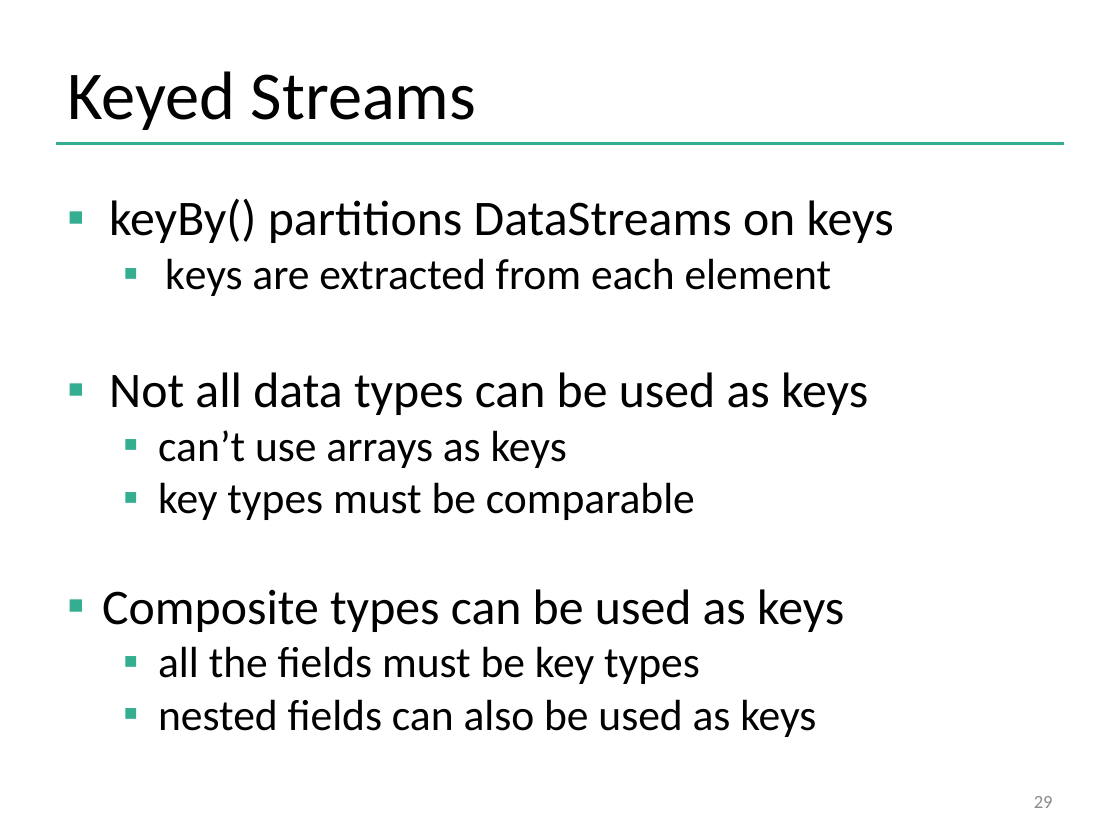
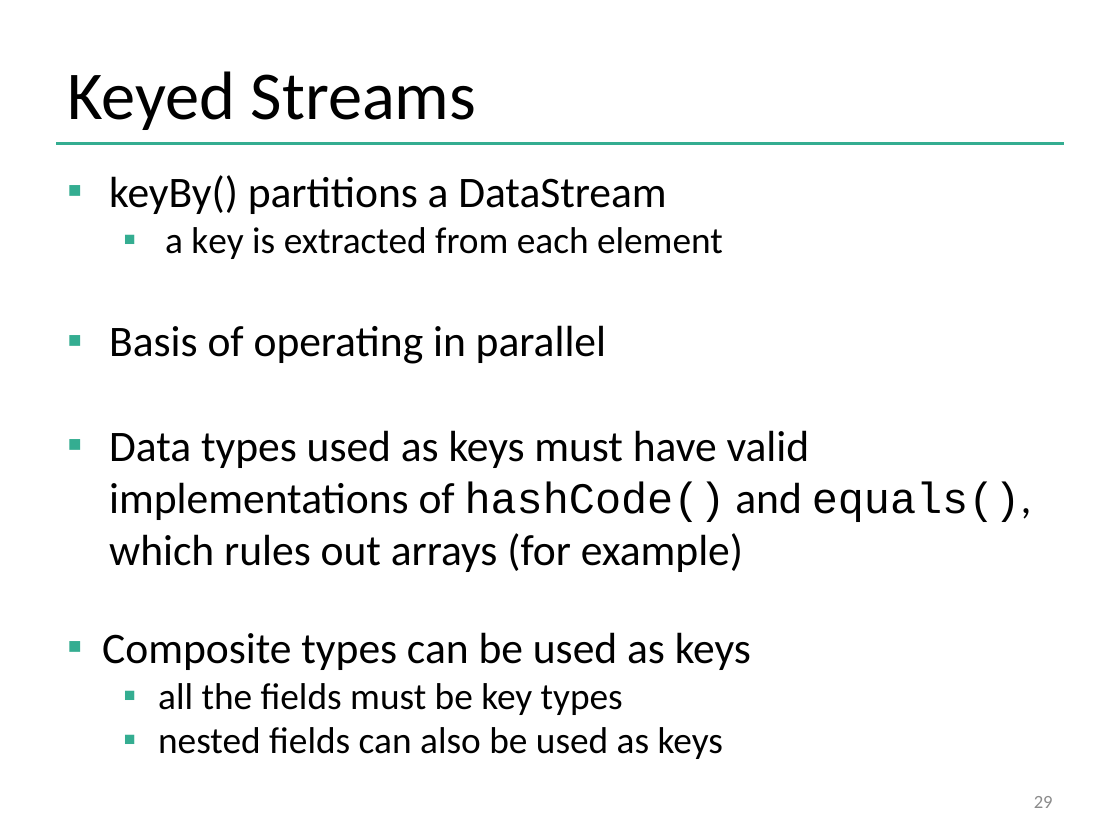
Before and after one commit to dataArtisans/flink-training-web, a slide deck: slide 29 of slides/flink_stream_basics.pptx. Drawn at 1120x840 pixels with LibreOffice and Linux fonts; fonts in the diff are those of the drawing; background and template pictures are left out. Boxes give left, top, right and bottom in pixels: in the first picture for what was removed or moved away, otherwise in the second. Text is boxed around its words. In the diff, an @@ line names an element or a change of style, - is before the commit and + after.

```diff
--- a/slides/flink_stream_basics.pptx
+++ b/slides/flink_stream_basics.pptx
@@ text "keyBy() partitions a DataStream": place and size @@
-text "keyBy() partitions a DataStream" at <box>102,198,894,737</box>
+text "keyBy() partitions a DataStream" at <box>102,175,1032,759</box>
@@ text at <box>109,175,1032,572</box>: text changed @@
-  ▪ keyBy() partitions DataStreams on keys
-  ▪ keys are extracted from each element
-▪ Not all data types can be used as keys
-  ▪ can’t use arrays as keys
-  ▪ key types must be comparable
+  ▪ keyBy() partitions a DataStream
+  ▪ a key is extracted from each element
+  ▪ Basis of operating in parallel
+▪ Data types used as keys must have valid implementations of hashCode() and equals(), which rules out arrays (for example)
@@ text at <box>102,632,751,759</box>: size 32 to 28 pt in "Composite types can be used as keys"; size 28 to 24 pt in "all the fields must be key types", "nested fields can also be used as ..." @@
```
Also in this commit, not shown: 8 other slides changed, 1 slide removed, 8 other files.
